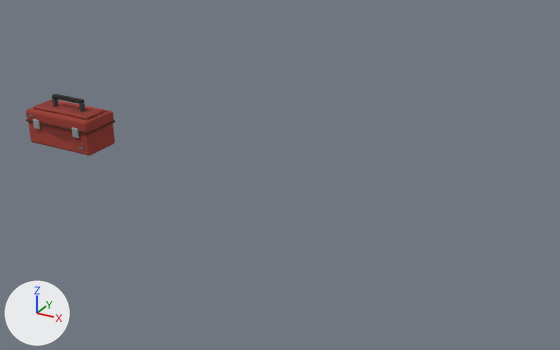
Two versions of the Blender file models/container/toolbox.blend, one commit apart.
Both versions are drawn from a 50 mm camera at (2.952, -2.772, 1.464) aimed at (1.457, -0.054, 0.105). Every picture has the same lights, and +X, +Y and +Z are marked at lower left. The picture after the commit comes second.

In view in the first picture: 'toolbox_metallicheskiy_idle'.
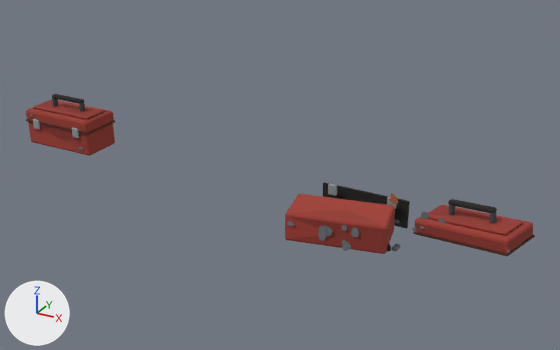
The change in detail:
Mesh me_toolbox_metallicheskiy_broken is new.
It has 534 vertices, 546 faces and spans x -0.235..0.675, y -0.402..0.102, z -0.004..0.172.
It uses material mat_palette (picture img_palette_png).
Object 'toolbox_metallicheskiy_broken' (ob_toolbox_metallicheskiy_broken) is new; it shows me_toolbox_metallicheskiy_broken.
Its location is (1.865, 0.0, 0.0).

Boxes [x1, y1, x2, y2] around the edits, measured in the pictures (560 x 350 px):
'toolbox_metallicheskiy_broken', added (red)
    after: [285, 182, 535, 256]
